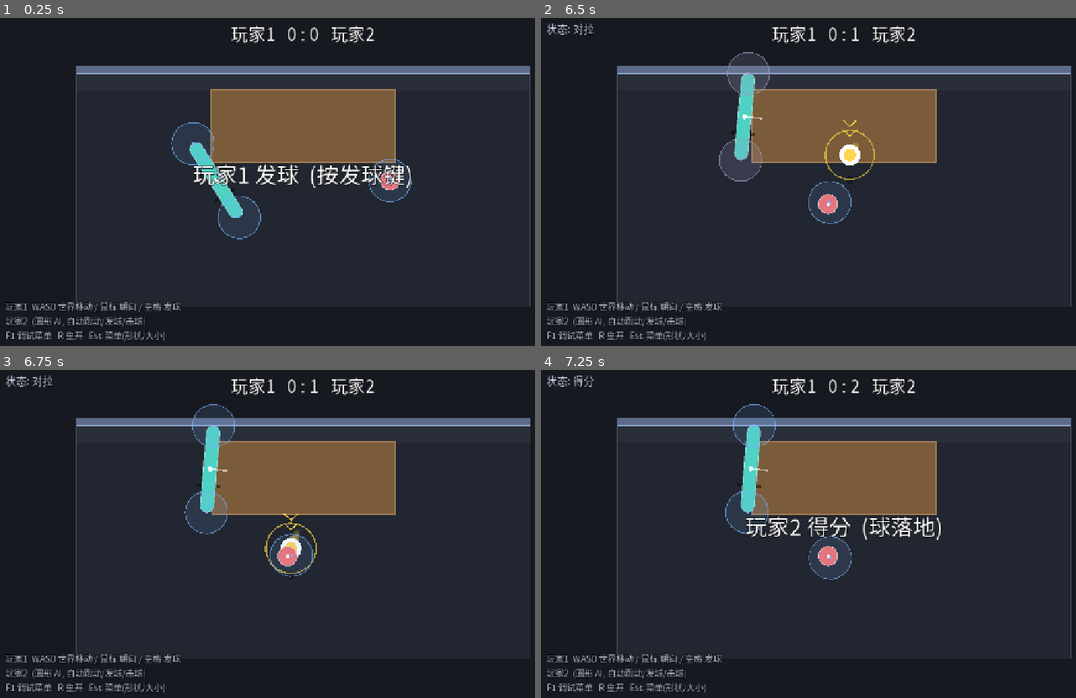
Above: before the commit, frames 1-4 (two rows, left to right).
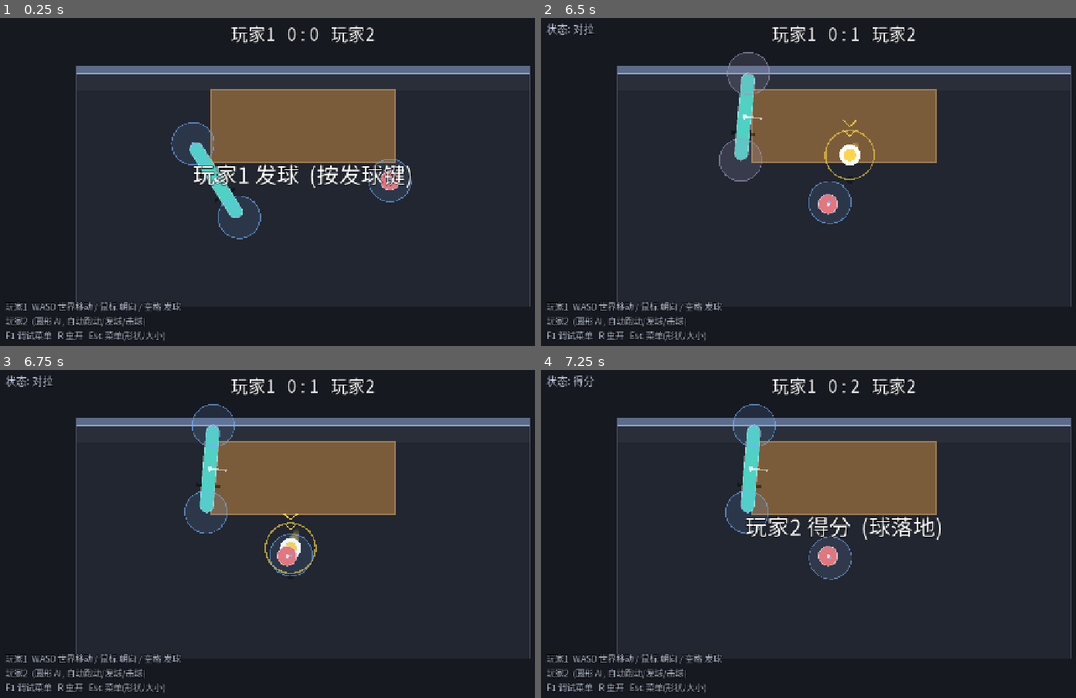
Above: after the commit, the same moments.

Repository: shuperidou/BMA-Arena
Game: Godot game, scene res://scenes/Main.tscn
Two runs of this game, one before a commit and one after it. Both use one fixed random seed, a clock stepped at 60 frames per second and the inputs below.
Inputs (mouse positions are in pixels of both pictures, inside the frame that each line leads up to):
- Up to frame 1 (0.25 s): no input
- Up to frame 2 (6.5 s): tap Enter at 0.5 s; move the mouse to (813, 254) at 0.52 s; hold W 0.53-1.25 s; tap 2 at 0.6 s; click (813, 254) at 0.67 s; tap Space at 0.77, 3.77 s; drag from (1027, 237) to (813, 254) at 1.27 s; move the mouse to (658, 132) at 2.02 s; hold A 2.03-2.75 s; tap 4 at 2.1 s; drag from (872, 185) to (658, 132) at 2.77 s; move the mouse to (749, 100) at 3.52 s; hold S 3.53-4.25 s; tap 6 at 3.6 s; drag from (979, 168) to (749, 100) at 4.27 s; move the mouse to (722, 204) at 5.02 s; hold W 5.03-5.75 s; tap 8 at 5.1 s; click (722, 204) at 5.17 s; drag from (904, 109) to (722, 204) at 5.77 s
- Up to frame 3 (6.75 s): move the mouse to (272, 606) at 6.52 s; hold D from 6.53 s (still down); tap 0 at 6.6 s
- Up to frame 4 (7.25 s): keep holding D; tap Space at 6.77 s

Frames 1-2 are identical in both runs. In frame 3, 0.7% of the frame differs, in the area x 14-100%, y 10-88%; in frame 4, nothing differs.

Commit message:
fix(juice): only play hit feedback on a legit hit (ball returnable + expected_receiver + valid height); connect juice signal after Match so last_smash_state is fresh

Diff:
--- a/scripts/core/main.gd
+++ b/scripts/core/main.gd
@@ -58,8 +58,6 @@
 	ai.global_position = Vector2(300.0, 140.0)
 	add_child(ai)
 	players.append(ai)
-	for p in players:
-		p.ball_touched.connect(_on_ball_touched)
 	EventBus.score_changed.connect(func(_s: Dictionary) -> void: _play(_sfx_score, 1.0))
 
 	block_system = BlockSystem.new()
@@ -91,6 +89,9 @@
 
 	hud.match_ref = match_ref
 	debug_layer.match_ref = match_ref
+	# 反馈信号放在 Match 之后连接 -> 触球时先由 Match 结算, 再读 last_smash_state
+	for p in players:
+		p.ball_touched.connect(_on_ball_touched)
 
 func _unhandled_input(event: InputEvent) -> void:
 	if not (event is InputEventKey) or not event.pressed or event.echo:
@@ -236,8 +237,15 @@
 		else:
 			cam.offset = Vector2.ZERO
 
-func _on_ball_touched(_pl: PlayerController, _hp: HitPoint) -> void:
+func _on_ball_touched(pl: PlayerController, _hp: HitPoint) -> void:
 	if not _juice_enabled or ball == null:
+		return
+	# 只有"真正该这一方接、且合法"的触球才给反馈 (球飞过非接球方判定区不算)
+	if not ball.returnable or ball.smash_invincible:
+		return
+	if match_ref != null and match_ref.expected_receiver != pl:
+		return
+	if ball.z < GameConfig.hit_height_min or ball.z > GameConfig.hit_height_max:
 		return
 	var smash: int = ball.last_smash_state
 	var save: int = ball.last_save_state
